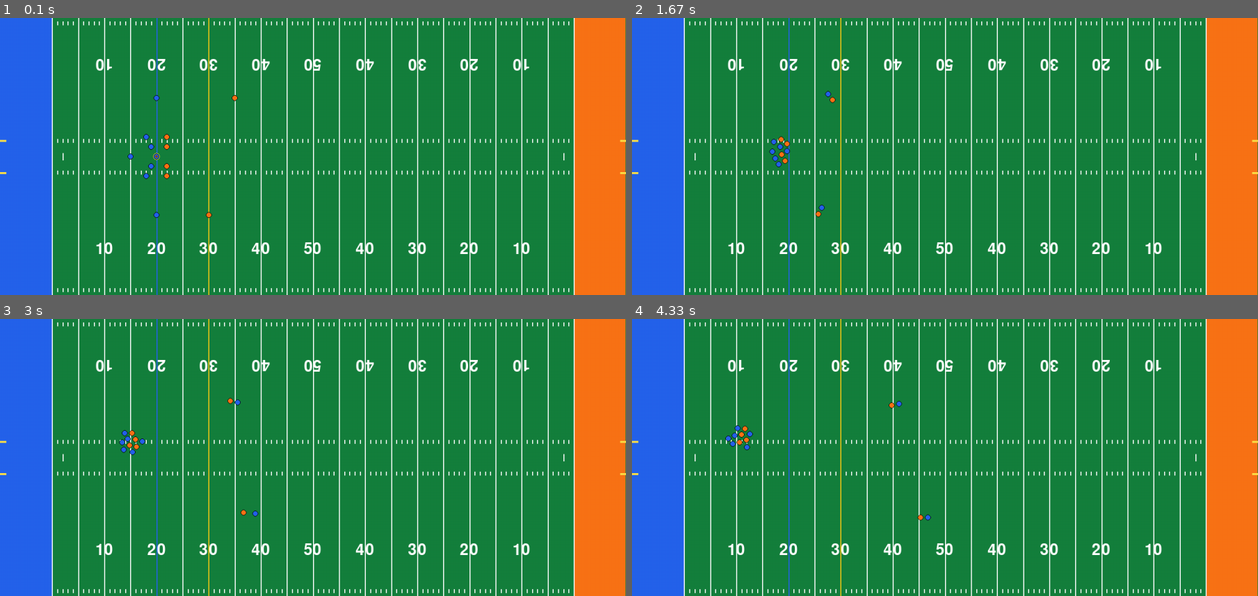
Above: before the commit, frames 1-4 (two rows, left to right).
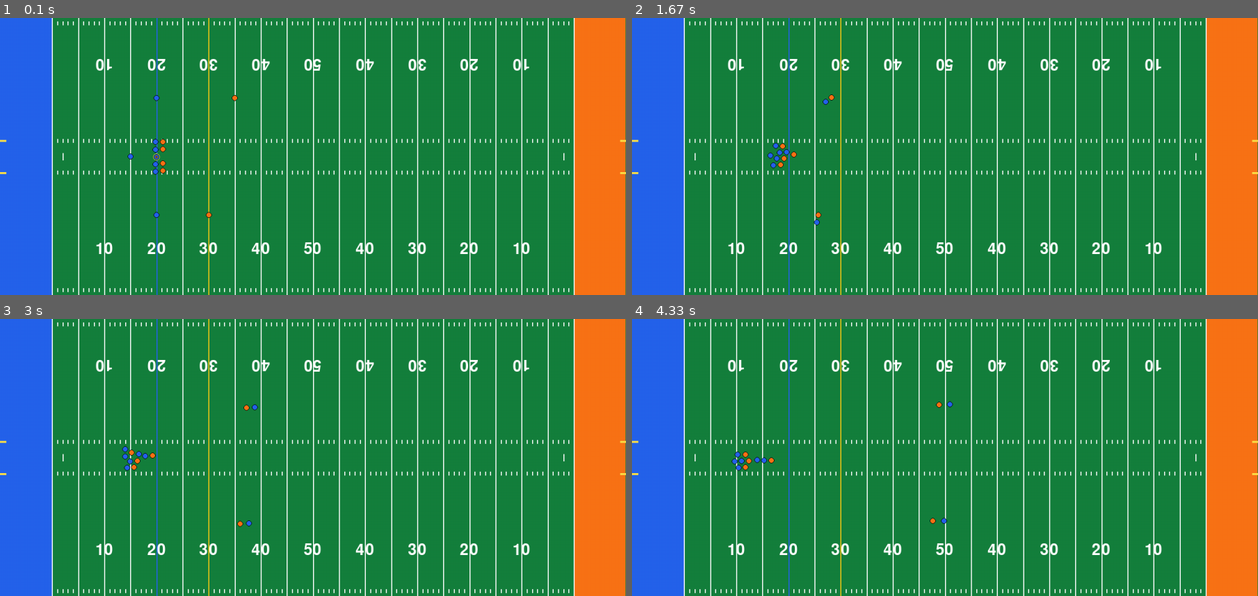
Above: after the commit, the same moments.

Repository: shakedown-street/pygame-football
Game: pygame game, started from main.py
The game is run twice, just before and just after one commit, with the same random seed, the same clock (stepped at 60 frames per second) and the same inputs.
Inputs:
- Up to frame 1 (0.1 s): no input
- Up to frame 2 (1.67 s): tap Space at 0.33, 0.73, 1.03 s; hold R 0.67-1.13 s; hold D 0.67-1.13 s
- Up to frame 3 (3 s): no input
- Up to frame 4 (4.33 s): no input

The runs differ from the first frame. In frame 1, 0.3% of the frame differs, in the area x 22-28%, y 41-59%; in frame 2, 0.4%; in frame 3, 0.4%; in frame 4, 0.5%, in the area x 14-52%, y 29-74%.

Commit message:
Improve man coverage AI slightly

Diff:
--- a/main.py
+++ b/main.py
@@ -228,22 +228,17 @@
 
     def update_block(self, ball_carrier):
         if self.block_target:
+            # Calculate the midpoint between defender and ball carrier
             defender = self.block_target
             to_carrier = ball_carrier.pos - defender.pos
-            # Add random offset to block point
-            offset = pygame.Vector2(
-                random.uniform(-10, 10), random.uniform(-10, 10)  # X offset  # Y offset
-            )
-            block_point = defender.pos + to_carrier * 0.3 + offset
+            block_point = defender.pos + to_carrier * 0.3  # 0.3 = stand between
             direction = block_point - self.pos
             distance = direction.length()
             if distance > PLAYER_RADIUS * 2.5:
                 self.move(direction.normalize())
             else:
-                # Mirror defender's lateral movement (y-axis) with some randomness
-                lateral = pygame.Vector2(
-                    0, defender.pos.y - self.pos.y + random.uniform(-5, 5)
-                )
+                # Mirror defender's lateral movement (y-axis)
+                lateral = pygame.Vector2(0, defender.pos.y - self.pos.y)
                 if lateral.length() > 1:
                     self.move(lateral.normalize())
 
@@ -260,9 +255,15 @@
 
     def update_man_coverage(self):
         if self.man_coverage_target:
-            direction = self.man_coverage_target.pos - self.pos
-            if direction.length() > 1:
-                self.move(direction.normalize())
+            offset = self.man_coverage_target.pos - self.pos
+            distance = offset.length()
+            shadow_distance = PLAYER_RADIUS * 1.5
+            if distance > shadow_distance:
+                direction = offset.normalize()
+                # Add a small random angle
+                angle = random.uniform(-0.1, 0.1)
+                direction = direction.rotate(math.degrees(angle))
+                self.move(direction)
 
     def update_pursue_target(self):
         if self.pursue_target:
@@ -314,32 +315,32 @@
 
 PLAYER_COLOR = get_color("blue", 600)
 
-lt = Player(get_yard_x(game.ball_position - 2), FIELD_CENTER.y - 40, PLAYER_COLOR, 75)
-lg = Player(get_yard_x(game.ball_position - 1), FIELD_CENTER.y - 20, PLAYER_COLOR, 75)
+lt = Player(get_yard_x(game.ball_position), FIELD_CENTER.y - 30, PLAYER_COLOR, 75)
+lg = Player(get_yard_x(game.ball_position), FIELD_CENTER.y - 15, PLAYER_COLOR, 75)
 c = Player(get_yard_x(game.ball_position), FIELD_CENTER.y, PLAYER_COLOR, 75)
-rg = Player(get_yard_x(game.ball_position - 1), FIELD_CENTER.y + 20, PLAYER_COLOR, 75)
-rt = Player(get_yard_x(game.ball_position - 2), FIELD_CENTER.y + 40, PLAYER_COLOR, 75)
-qb = Player(get_yard_x(game.ball_position - 5), FIELD_CENTER.y, PLAYER_COLOR, 99)
-wr_1 = Player(get_yard_x(game.ball_position), FIELD_CENTER.y + 120, PLAYER_COLOR, 99)
-wr_2 = Player(get_yard_x(game.ball_position), FIELD_CENTER.y - 120, PLAYER_COLOR, 99)
-
+rg = Player(get_yard_x(game.ball_position), FIELD_CENTER.y + 15, PLAYER_COLOR, 75)
+rt = Player(get_yard_x(game.ball_position), FIELD_CENTER.y + 30, PLAYER_COLOR, 75)
+qb = Player(get_yard_x(game.ball_position - 5), FIELD_CENTER.y, PLAYER_COLOR, 80)
+wr_1 = Player(get_yard_x(game.ball_position), FIELD_CENTER.y + 120, PLAYER_COLOR, 95)
+wr_2 = Player(get_yard_x(game.ball_position), FIELD_CENTER.y - 120, PLAYER_COLOR, 95)
+
+lde = Player(
+    get_yard_x(game.ball_position + 1), FIELD_CENTER.y - 30, get_color("orange"), 75
+)
+ldt = Player(
+    get_yard_x(game.ball_position + 1), FIELD_CENTER.y - 15, get_color("orange"), 75
+)
+rdt = Player(
+    get_yard_x(game.ball_position + 1), FIELD_CENTER.y + 15, get_color("orange"), 75
+)
+rde = Player(
+    get_yard_x(game.ball_position + 1), FIELD_CENTER.y + 30, get_color("orange"), 75
+)
 cb_1 = Player(
-    get_yard_x(game.ball_position + 10), FIELD_CENTER.y + 120, get_color("orange"), 90
+    get_yard_x(game.ball_position + 10), FIELD_CENTER.y + 120, get_color("orange"), 92
 )
 cb_2 = Player(
-    get_yard_x(game.ball_position + 15), FIELD_CENTER.y - 120, get_color("orange"), 90
-)
-lde = Player(
-    get_yard_x(game.ball_position + 2), FIELD_CENTER.y - 40, get_color("orange"), 75
-)
-ldt = Player(
-    get_yard_x(game.ball_position + 2), FIELD_CENTER.y - 20, get_color("orange"), 75
-)
-rdt = Player(
-    get_yard_x(game.ball_position + 2), FIELD_CENTER.y + 20, get_color("orange"), 75
-)
-rde = Player(
-    get_yard_x(game.ball_position + 2), FIELD_CENTER.y + 40, get_color("orange"), 75
+    get_yard_x(game.ball_position + 15), FIELD_CENTER.y - 120, get_color("orange"), 92
 )
 
 ball = Ball()
@@ -410,9 +411,9 @@
                 if game.ball_carrier == c:
                     # Snap ball to qb and start play
                     game.ball_carrier = qb
-                    wr_1.start_streak_route(yards=24)
+                    wr_1.start_streak_route(yards=50)
                     cb_1.man_coverage_target = wr_1
-                    wr_2.start_streak_route(yards=12)
+                    wr_2.start_streak_route(yards=50)
                     cb_2.man_coverage_target = wr_2
                     # make all oline puruse nearest defender
                     for blocker in oline:
@@ -439,21 +440,21 @@
 
                 # Reset offense positions
                 lt.pos = pygame.Vector2(
-                    get_yard_x(game.ball_position - 2), FIELD_CENTER.y - 40
+                    get_yard_x(game.ball_position), FIELD_CENTER.y - 30
                 )
                 lt.rect.center = lt.pos
                 lg.pos = pygame.Vector2(
-                    get_yard_x(game.ball_position - 1), FIELD_CENTER.y - 20
+                    get_yard_x(game.ball_position), FIELD_CENTER.y - 15
                 )
                 lg.rect.center = lg.pos
                 c.pos = pygame.Vector2(get_yard_x(game.ball_position), FIELD_CENTER.y)
                 c.rect.center = c.pos
                 rg.pos = pygame.Vector2(
-                    get_yard_x(game.ball_position - 1), FIELD_CENTER.y + 20
+                    get_yard_x(game.ball_position), FIELD_CENTER.y + 15
                 )
                 rg.rect.center = rg.pos
                 rt.pos = pygame.Vector2(
-                    get_yard_x(game.ball_position - 2), FIELD_CENTER.y + 40
+                    get_yard_x(game.ball_position), FIELD_CENTER.y + 30
                 )
                 rt.rect.center = rt.pos
                 qb.pos = pygame.Vector2(
@@ -478,19 +479,19 @@
                 )
                 cb_2.rect.center = cb_2.pos
                 lde.pos = pygame.Vector2(
-                    get_yard_x(game.ball_position + 2), FIELD_CENTER.y - 40
+                    get_yard_x(game.ball_position + 2), FIELD_CENTER.y - 30
                 )
                 lde.rect.center = lde.pos
                 ldt.pos = pygame.Vector2(
-                    get_yard_x(game.ball_position + 2), FIELD_CENTER.y - 20
+                    get_yard_x(game.ball_position + 2), FIELD_CENTER.y - 15
                 )
                 ldt.rect.center = ldt.pos
                 rdt.pos = pygame.Vector2(
-                    get_yard_x(game.ball_position + 2), FIELD_CENTER.y + 20
+                    get_yard_x(game.ball_position + 2), FIELD_CENTER.y + 15
                 )
                 rdt.rect.center = rdt.pos
                 rde.pos = pygame.Vector2(
-                    get_yard_x(game.ball_position + 2), FIELD_CENTER.y + 40
+                    get_yard_x(game.ball_position + 2), FIELD_CENTER.y + 30
                 )
                 rde.rect.center = rde.pos
                 # reset state
@@ -530,12 +531,8 @@
     if game.ball_carrier:
         ball.pos = game.ball_carrier.pos.copy()
         ball.rect.center = game.ball_carrier.pos.copy()
-        halo.pos = game.ball_carrier.pos.copy()
-        halo.rect.center = game.ball_carrier.pos.copy()
     else:
         ball.update()
-        halo.pos = ball.pos.copy()
-        halo.rect.center = ball.pos.copy()
         for wr in [wr_1, wr_2]:
             if halo.rect.colliderect(wr.rect):
                 game.ball_carrier = wr
@@ -545,6 +542,10 @@
                     defender.pursue_target = wr
                 ball.velocity = pygame.Vector2(0, 0)
 
+    # Make halo follow ball
+    halo.pos = ball.pos.copy()
+    halo.rect.center = ball.pos.copy()
+
     field.draw(screen)
     all_players.draw(screen)
 
